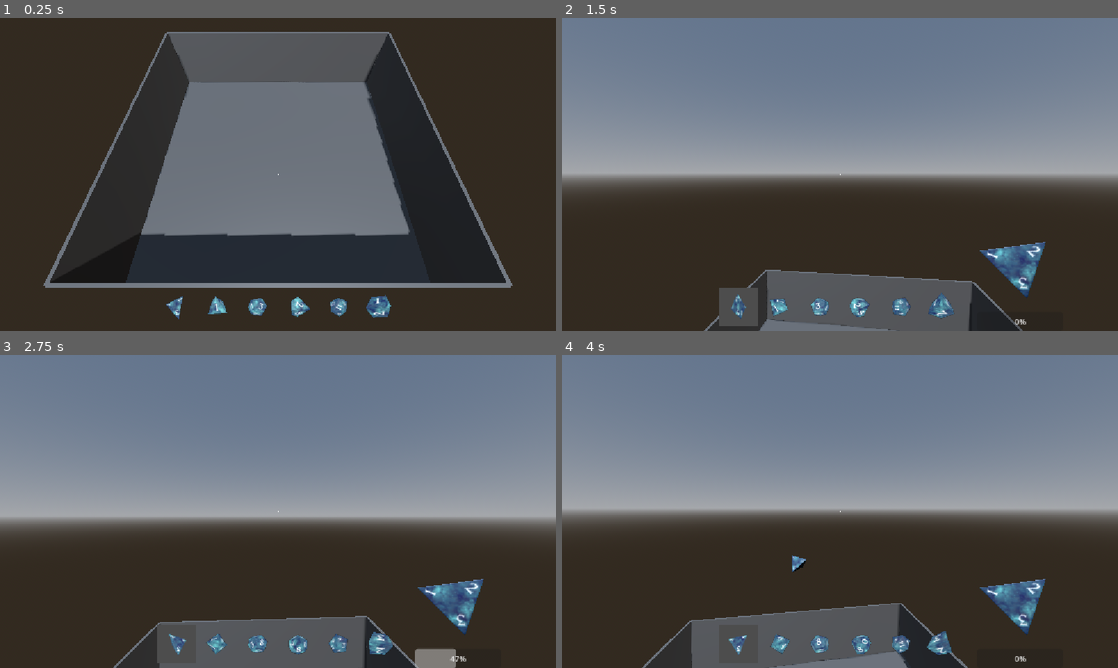
Above: before the commit, frames 1-4 (two rows, left to right).
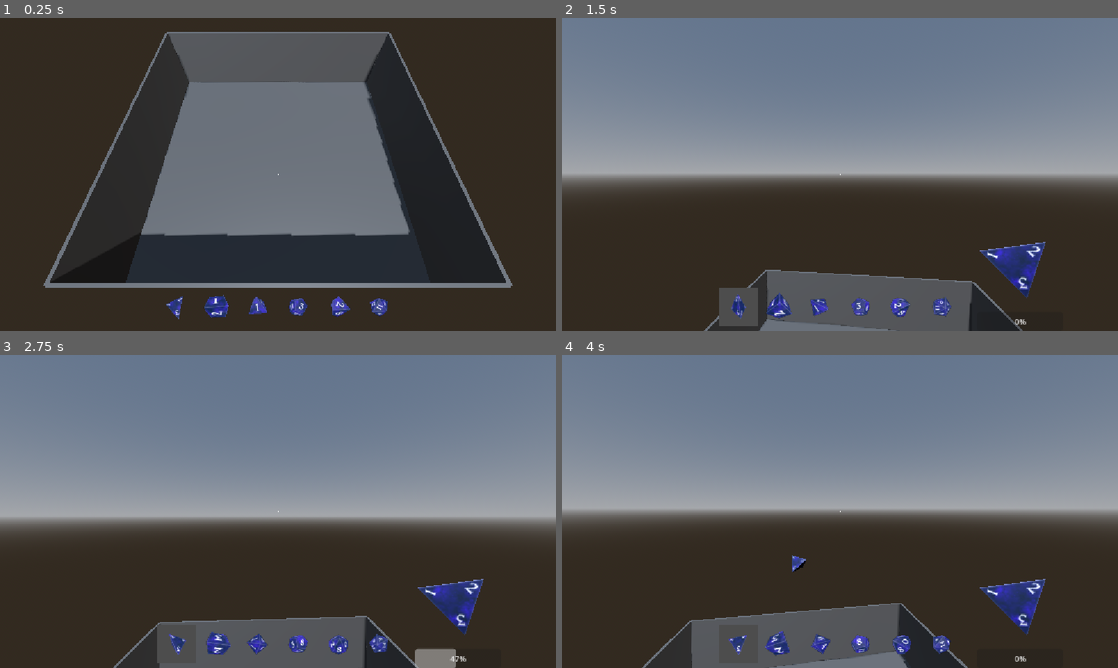
Above: after the commit, the same moments.

Repository: jruigrok/DiceSim
Game: Godot game, scene res://scenes/dice_sim.tscn
Same seed, same stepped clock (60 frames per second), same inputs: the game is played once before the commit and once after it.
Inputs (mouse positions are in pixels of both pictures, inside the frame that each line leads up to):
- Up to frame 1 (0.25 s): no input
- Up to frame 2 (1.5 s): tap Enter at 0.5 s; move the mouse to (867, 174) at 0.52 s; press the mouse at (867, 174) at 0.53 s; tap 1 at 0.8, 1.35 s; move the mouse to (812, 174) at 1.27 s; release the mouse at (812, 174) at 1.28 s
- Up to frame 3 (2.75 s): tap 9 at 1.55, 2.1 s; move the mouse to (289, 505) at 2.02 s; press the mouse at (289, 505) at 2.03 s
- Up to frame 4 (4 s): move the mouse to (834, 517) at 2.77 s; release the mouse at (834, 517) at 2.78 s; click (834, 517) at 2.85 s; tap 1 at 3.05, 3.6 s; move the mouse to (878, 514) at 3.52 s; tap 9 at 3.8 s

The runs differ from the first frame. In frame 1, 1.0% of the frame differs, in the area x 30-71%, y 88-97%; in frame 2, 1.8%; in frame 3, 1.8%; in frame 4, 1.9%, in the area x 30-87%, y 64-97%.

Commit message:
Add recursive dice behaviour

Diff:
--- a/dice_data/DiceData.gd
+++ b/dice_data/DiceData.gd
@@ -6,12 +6,12 @@
 @export var mesh: Mesh
 
 func get_best_face(basis: Basis) -> FaceData:
-	var best_face = 0
-	var best_dot = -INF
+	var best_face: FaceData = null
+	var best_dot: float = -INF
 
 	for face in faces:
-		var world_normal = basis * face.normal
-		var d = world_normal.dot(Vector3.UP)
+		var world_normal := basis * face.normal
+		var d := world_normal.dot(Vector3.UP)
 		if d > best_dot:
 			best_dot = d
 			best_face = face
--- a/dice_sets/BlueDiceSet.tres
+++ b/dice_sets/BlueDiceSet.tres
@@ -27,6 +27,6 @@
 
 [resource]
 script = ExtResource("3_7sbdw")
-dice = Array[ExtResource("1_ca4e8")]([ExtResource("2_gh4gk"), ExtResource("7_6w8cp"), ExtResource("9_upxtw"), ExtResource("8_cm0k0"), ExtResource("10_l1v8k"), ExtResource("6_hvwbr")])
+dice = Array[ExtResource("1_ca4e8")]([ExtResource("2_gh4gk"), ExtResource("6_hvwbr"), ExtResource("7_6w8cp"), ExtResource("9_upxtw"), ExtResource("8_cm0k0"), ExtResource("10_l1v8k")])
 data = SubResource("Resource_g3y8y")
 metadata/_custom_type_script = "uid://die8svrhe3dvd"
--- a/dice_sets/DiceSetData.gd
+++ b/dice_sets/DiceSetData.gd
@@ -4,9 +4,14 @@
 @export var behaviours: Array[DiceBehaviour]
 @export var material: Material
 
-func handle_behaviours(function_name: StringName, dice: Dice) -> void:
+func handle_on_throw(dice: Dice) -> void:
 	for behaviour in behaviours:
-		if behaviour.has_method(function_name):
-			behaviour.call(function_name, dice)
-		else:
-			push_error("No behaviour function %s", function_name)
+		behaviour.on_throw(dice)
+
+func handle_on_roll(dice: Dice, value: int) -> void:
+	for behaviour in behaviours:
+		behaviour.on_roll(dice, value)
+
+func handle_on_hide(dice: Dice) -> void:
+	for behaviour in behaviours:
+		behaviour.on_hide(dice)
--- a/dice_sets/RecursiveDiceSet.tres
+++ b/dice_sets/RecursiveDiceSet.tres
@@ -2,9 +2,12 @@
 
 [ext_resource type="Script" uid="uid://dsgi06ltj5bfe" path="res://dice_data/DiceData.gd" id="1_4m2oy"]
 [ext_resource type="Script" uid="uid://0k3ns4ifkv3o" path="res://scripts/dice_behaviours/DiceBehaviour.gd" id="1_tbu3x"]
+[ext_resource type="Script" uid="uid://c2iuj0kkb2g4a" path="res://scripts/dice_behaviours/RecursionBh.gd" id="2_6bvi1"]
 [ext_resource type="Material" uid="uid://be2tbb4jbi5x8" path="res://materials/Material.011.tres" id="2_jr3dd"]
 [ext_resource type="Script" uid="uid://die8svrhe3dvd" path="res://dice_sets/DiceSet.gd" id="2_kv7s4"]
 [ext_resource type="Script" uid="uid://uvh8aq7b0n8d" path="res://dice_sets/DiceSetData.gd" id="2_tbu3x"]
+[ext_resource type="Material" uid="uid://bdpcjoj6ky6pa" path="res://materials/Material.003.tres" id="3_6bvi1"]
+[ext_resource type="Script" uid="uid://cfays247nwmc1" path="res://scripts/dice_behaviours/RandomVelBh.gd" id="3_jcm7g"]
 [ext_resource type="Resource" uid="uid://cb2aisnsrmfxc" path="res://dice_data/d_4.tres" id="4_jr3dd"]
 [ext_resource type="Resource" uid="uid://dvca5ylbmeogp" path="res://dice_data/d_8.tres" id="5_6bvi1"]
 [ext_resource type="Resource" uid="uid://bxr7wtem3qov1" path="res://dice_data/d_12.tres" id="6_jcm7g"]
@@ -12,13 +15,30 @@
 [ext_resource type="Resource" uid="uid://cw2dsbhvho3ng" path="res://dice_data/d_20.tres" id="8_josvx"]
 [ext_resource type="Resource" uid="uid://4uic5wked64k" path="res://dice_data/d_6.tres" id="9_5blk3"]
 
+[sub_resource type="Resource" id="Resource_vquxa"]
+script = ExtResource("3_jcm7g")
+metadata/_custom_type_script = "uid://cfays247nwmc1"
+
+[sub_resource type="Resource" id="Resource_jcm7g"]
+script = ExtResource("2_tbu3x")
+behaviours = Array[ExtResource("1_tbu3x")]([SubResource("Resource_vquxa")])
+material = ExtResource("3_6bvi1")
+metadata/_custom_type_script = "uid://uvh8aq7b0n8d"
+
+[sub_resource type="Resource" id="Resource_tbu3x"]
+script = ExtResource("2_6bvi1")
+sub_dice_set_data = SubResource("Resource_jcm7g")
+sub_dice_col_layer = 4
+metadata/_custom_type_script = "uid://c2iuj0kkb2g4a"
+
 [sub_resource type="Resource" id="Resource_g3y8y"]
 script = ExtResource("2_tbu3x")
+behaviours = Array[ExtResource("1_tbu3x")]([SubResource("Resource_tbu3x")])
 material = ExtResource("2_jr3dd")
 metadata/_custom_type_script = "uid://uvh8aq7b0n8d"
 
 [resource]
 script = ExtResource("2_kv7s4")
-dice = Array[ExtResource("1_4m2oy")]([ExtResource("4_jr3dd"), ExtResource("5_6bvi1"), ExtResource("6_jcm7g"), ExtResource("7_efe50"), ExtResource("8_josvx"), ExtResource("9_5blk3")])
+dice = Array[ExtResource("1_4m2oy")]([ExtResource("4_jr3dd"), ExtResource("9_5blk3"), ExtResource("5_6bvi1"), ExtResource("6_jcm7g"), ExtResource("7_efe50"), ExtResource("8_josvx")])
 data = SubResource("Resource_g3y8y")
 metadata/_custom_type_script = "uid://die8svrhe3dvd"
--- a/project.godot
+++ b/project.godot
@@ -14,6 +14,10 @@
 run/main_scene="uid://c0kkvfs6t36hg"
 config/features=PackedStringArray("4.7", "GL Compatibility")
 config/icon="res://icon.svg"
+
+[debug]
+
+gdscript/warnings/untyped_declaration=1
 
 [display]
 
--- a/scenes/arena.tscn
+++ b/scenes/arena.tscn
@@ -7,6 +7,7 @@
 material = ExtResource("2_444vf")
 
 [node name="StaticBody3D" type="StaticBody3D" unique_id=1252425372]
+collision_mask = 6
 script = ExtResource("1_ubfh8")
 
 [node name="Floor" type="MeshInstance3D" parent="." unique_id=484825274]
--- a/scenes/dice.tscn
+++ b/scenes/dice.tscn
@@ -7,6 +7,7 @@
 bounce = 0.5
 
 [node name="Dice" type="RigidBody3D" unique_id=1974526011]
+collision_layer = 2
 physics_material_override = SubResource("PhysicsMaterial_psaxu")
 script = ExtResource("1_ju2fo")
 
--- a/scenes/dice_sim.tscn
+++ b/scenes/dice_sim.tscn
@@ -4,7 +4,7 @@
 [ext_resource type="Script" uid="uid://b8x7qxfrvqqmi" path="res://scripts/dice_roller.gd" id="2_vquxa"]
 [ext_resource type="PackedScene" uid="uid://c0xec5bo1xe4r" path="res://scenes/arena.tscn" id="3_5ghwb"]
 [ext_resource type="PackedScene" uid="uid://b8mqbc133g0uo" path="res://scenes/dice_selector.tscn" id="4_hjywd"]
-[ext_resource type="Resource" uid="uid://cwjjsp5hi1jyi" path="res://dice_sets/BlueDiceSet.tres" id="5_vquxa"]
+[ext_resource type="Resource" uid="uid://43wh6uliyq0k" path="res://dice_sets/RecursiveDiceSet.tres" id="4_vquxa"]
 
 [sub_resource type="ProceduralSkyMaterial" id="ProceduralSkyMaterial_hjywd"]
 
@@ -29,7 +29,7 @@
 script = ExtResource("2_vquxa")
 
 [node name="DiceSelector" parent="Camera3D" unique_id=1160484203 instance=ExtResource("4_hjywd")]
-dice_set = ExtResource("5_vquxa")
+dice_set = ExtResource("4_vquxa")
 
 [node name="DirectionalLight3D" type="DirectionalLight3D" parent="." unique_id=826531968]
 transform = Transform3D(0.9971197, -0.027287817, 0.070764884, -0.043874085, 0.553542, 0.831665, -0.06186565, -0.83237433, 0.55075026, 0, 0, 0)
--- a/scripts/arena.gd
+++ b/scripts/arena.gd
@@ -6,35 +6,35 @@
 
 func _ready() -> void:
 	var mesh_size: Vector2 = floor_mesh.mesh.size
-	var width = mesh_size.x * floor_mesh.scale.x
-	var depth = mesh_size.y * floor_mesh.scale.z
-	var collider = CollisionShape3D.new()
-	var shape = BoxShape3D.new()
+	var width := mesh_size.x * floor_mesh.scale.x
+	var depth := mesh_size.y * floor_mesh.scale.z
+	var collider := CollisionShape3D.new()
+	var shape := BoxShape3D.new()
 	shape.size = Vector3(width, THICKNESS, depth)
 	collider.shape = shape
 	build_walls(width, depth, 5.0)
 	add_child(collider)
 
-func build_walls(width: float, depth: float, wall_height: float):
-	var configs = [
+func build_walls(width: float, depth: float, wall_height: float) -> void:
+	var configs := [
 		{"pos": Vector3(0, wall_height/2, -depth/2), "size": Vector3(width, wall_height, THICKNESS)},
 		{"pos": Vector3(0, wall_height/2,  depth/2), "size": Vector3(width, wall_height, THICKNESS)},
 		{"pos": Vector3( width/2, wall_height/2, 0), "size": Vector3(THICKNESS, wall_height, depth)},
 		{"pos": Vector3(-width/2, wall_height/2, 0), "size": Vector3(THICKNESS, wall_height, depth)},
 	]
 
-	for cfg in configs:
-		var body = StaticBody3D.new()
-		var collider = CollisionShape3D.new()
-		var shape = BoxShape3D.new()
+	for cfg: Dictionary in configs:
+		var body := StaticBody3D.new()
+		var collider := CollisionShape3D.new()
+		var shape := BoxShape3D.new()
 		shape.size = cfg["size"]
 		collider.shape = shape
 		body.add_child(collider)
 		body.position = cfg["pos"]
 		add_child(body)
 
-		var mesh_instance = MeshInstance3D.new()
-		var box_mesh = BoxMesh.new()
+		var mesh_instance := MeshInstance3D.new()
+		var box_mesh := BoxMesh.new()
 		box_mesh.size = cfg["size"]
 		mesh_instance.mesh = box_mesh
 		box_mesh.material = preload("res://materials/floor_mat.tres")
--- a/scripts/camera_3d.gd
+++ b/scripts/camera_3d.gd
@@ -3,10 +3,10 @@
 @export var sensitivity := 0.002
 var pitch := 0.0
 
-func _ready():
+func _ready() -> void:
 	Input.mouse_mode = Input.MOUSE_MODE_CAPTURED
 
-func _unhandled_input(event):
+func _unhandled_input(event: InputEvent) -> void:
 	if event.is_action_pressed("ui_cancel"):
 		if Input.mouse_mode == Input.MOUSE_MODE_CAPTURED:
 			Input.mouse_mode = Input.MOUSE_MODE_VISIBLE
--- a/scripts/dice.gd
+++ b/scripts/dice.gd
@@ -28,7 +28,7 @@
 	mesh_instance.mesh = dice_data.mesh
 	mesh_instance.material_override = set_data.material
 	collision_shape.shape = mesh_instance.mesh.create_convex_shape()
-	set_data.handle_behaviours("on_throw", self)
+	set_data.handle_on_throw(self)
 
 func _physics_process(delta: float) -> void:
 	time_tracker += delta
@@ -48,15 +48,15 @@
 			if (is_moving()):
 				time_tracker = 0
 			if (time_tracker > RESTING_TIMEOUT):
-				var roll_value = dice_data.get_best_face(
+				var roll_value: int = dice_data.get_best_face(
 					global_transform.basis).value
-				set_data.handle_behaviours("on_roll", self)
+				set_data.handle_on_roll(self, roll_value)
 				cur_state = DiceState.ROLLED
 				label.display(roll_value)
 				time_tracker = 0
 		DiceState.ROLLED:
 			if (time_tracker > HIDE_TIMEOUT):
-				set_data.handle_behaviours("on_hide", self)
+				set_data.handle_on_hide(self)
 				cur_state = DiceState.HIDDEN
 				mesh_instance.visible = false
 				label.visible = false
--- a/scripts/dice_behaviours/DiceBehaviour.gd
+++ b/scripts/dice_behaviours/DiceBehaviour.gd
@@ -3,7 +3,7 @@
 extends Resource
 
 @warning_ignore("unused_parameter")
-func on_roll(dice: Dice) -> void:
+func on_roll(dice: Dice, value: int) -> void:
 	pass
 @warning_ignore("unused_parameter")
 func on_hide(dice: Dice) -> void:
--- /dev/null
+++ b/scripts/dice_behaviours/RandomVelBh.gd
@@ -0,0 +1,14 @@
+extends DiceBehaviour
+class_name RandomVelBh
+
+@export var min_speed := 10.0
+@export var max_speed := 20.0
+
+func on_throw(dice: Dice) -> void:
+	var direction := Vector3(
+		randfn(0.0, 1.0),
+		randfn(0.0, 1.0),
+		randfn(0.0, 1.0)).normalized()
+
+	var speed: float = randf_range(min_speed, max_speed)
+	dice.linear_velocity = direction * speed
--- /dev/null
+++ b/scripts/dice_behaviours/RecursionBh.gd
@@ -0,0 +1,16 @@
+extends DiceBehaviour
+class_name RecursionBh
+
+@export var sub_dice_set_data: DiceSetData
+@export var sub_dice_scale: float = 0.5
+@export_flags_3d_physics var sub_dice_col_layer: int = 1 << 1
+@export_flags_3d_physics var sub_dice_col_mask: int = 1
+
+func on_roll(dice: Dice, value: int) -> void:
+	for i in range(value):
+		var sub_dice: Dice = dice.duplicate()
+		sub_dice.set_data = sub_dice_set_data
+		sub_dice.scale = sub_dice_scale * Vector3.ONE
+		sub_dice.collision_layer = sub_dice_col_layer
+		sub_dice.collision_mask = sub_dice_col_mask
+		dice.get_parent().add_child(sub_dice)
--- a/scripts/dice_preview.gd
+++ b/scripts/dice_preview.gd
@@ -5,10 +5,10 @@
 @onready var mesh_instance: MeshInstance3D = %MeshInstance3D
 @onready var viewport: SubViewport = %SubViewport
 
-func setup(dice_mesh: Mesh, dice_material: Material, idx: int) -> void:
+func setup(dice_mesh: Mesh, dice_material: Material, idx_: int) -> void:
 	mesh_instance.mesh = dice_mesh
 	mesh_instance.material_override = dice_material
-	self.idx = idx
+	idx = idx_
 	viewport.world_3d = World3D.new()
 	viewport.size = Vector2i(80,80)
 
--- a/scripts/dice_roller.gd
+++ b/scripts/dice_roller.gd
@@ -4,7 +4,7 @@
 var cur_dice_data: DiceData
 var cur_set_data: DiceSetData
 
-var dice_scene = preload("res://scenes/dice.tscn")
+var dice_scene: PackedScene = preload("res://scenes/dice.tscn")
 @onready var dice_selector: DiceSelector = get_parent().get_node("DiceSelector")
 
 
@@ -17,7 +17,7 @@
 const LOBB_ANGLE := 15.0
 var charging := false
 var time_charging: float = 0
-var throw_ready = false
+var throw_ready := false
 
 func _process(delta: float) -> void:
 	if charging:
@@ -32,13 +32,13 @@
 	material_override = cur_set_data.material
 
 func throw_dice() -> void:
-	var speed = lerp(MIN_SPEED, MAX_SPEED, time_charging / MAX_CHARGE)
-	var camera = get_viewport().get_camera_3d()
+	var speed: float = lerp(MIN_SPEED, MAX_SPEED, time_charging / MAX_CHARGE)
+	var camera: Camera3D = get_viewport().get_camera_3d()
 	var forward: Vector3 = -camera.global_basis.z
 	var direction: Vector3 = forward.rotated(camera.global_basis.x, deg_to_rad(LOBB_ANGLE))
 	direction = direction.normalized()
 
-	var dice = dice_scene.instantiate()
+	var dice: Dice = dice_scene.instantiate()
 	dice.dice_data = cur_dice_data
 	dice.set_data = cur_set_data
 	dice.linear_velocity = direction * speed
@@ -51,7 +51,7 @@
 	dice.position = get_parent().global_position + (Vector3.DOWN * 3)
 	dice_selector.power_bar.value = 0
 
-func _unhandled_input(event):
+func _unhandled_input(event: InputEvent) -> void:
 	if throw_ready:
 		if event.is_action_pressed("throw_dice"):
 			charging = true
--- a/scripts/dice_selector.gd
+++ b/scripts/dice_selector.gd
@@ -7,7 +7,7 @@
 @onready var margin_container: MarginContainer = $MarginContainer
 @onready var power_bar: ProgressBar = %PowerBar
 @onready var dice_roller: DiceRoller = get_parent().get_node("DiceRoller")
-var preview_scene = preload("res://scenes/dice_preview.tscn")
+var preview_scene := preload("res://scenes/dice_preview.tscn")
 signal select(idx: int)
 
 func _ready() -> void:
@@ -30,5 +30,5 @@
 func _unhandled_input(event: InputEvent) -> void:
 	if event is InputEventKey and event.pressed:
 		if event.keycode >= KEY_1 and event.keycode <= KEY_9:
-			var index = event.keycode - KEY_1
+			var index: int = event.keycode - KEY_1
 			select_dice(index)
--- a/scripts/roll_label.gd
+++ b/scripts/roll_label.gd
@@ -4,7 +4,7 @@
 	text = str(value)
 	visible = true
 	position = get_parent().global_position + Vector3.UP * 0.5
-	var tween = create_tween()
+	var tween: Tween = create_tween()
 	tween.tween_property(
 		self,
 		"position:y",
Not shown, added: scripts/dice_behaviours/RandomVelBh.gd.uid
Not shown, added: scripts/dice_behaviours/RecursionBh.gd.uid
